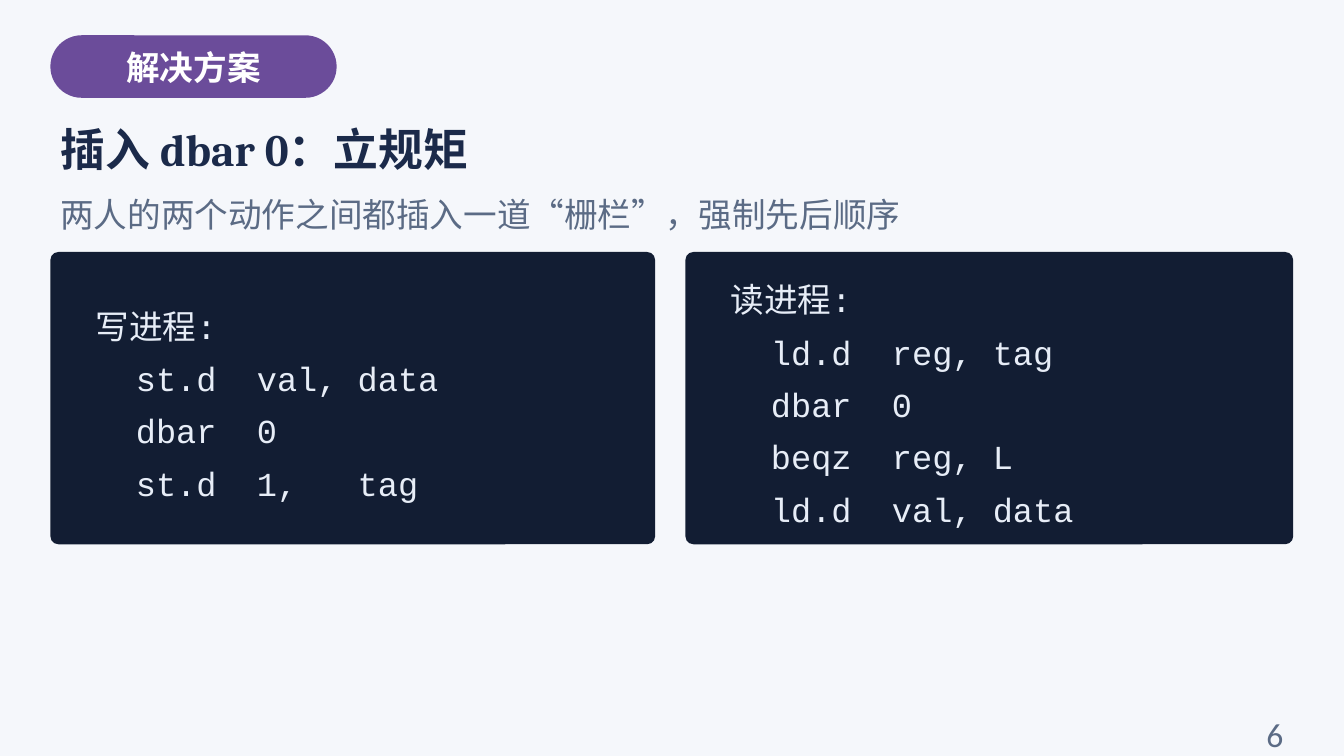
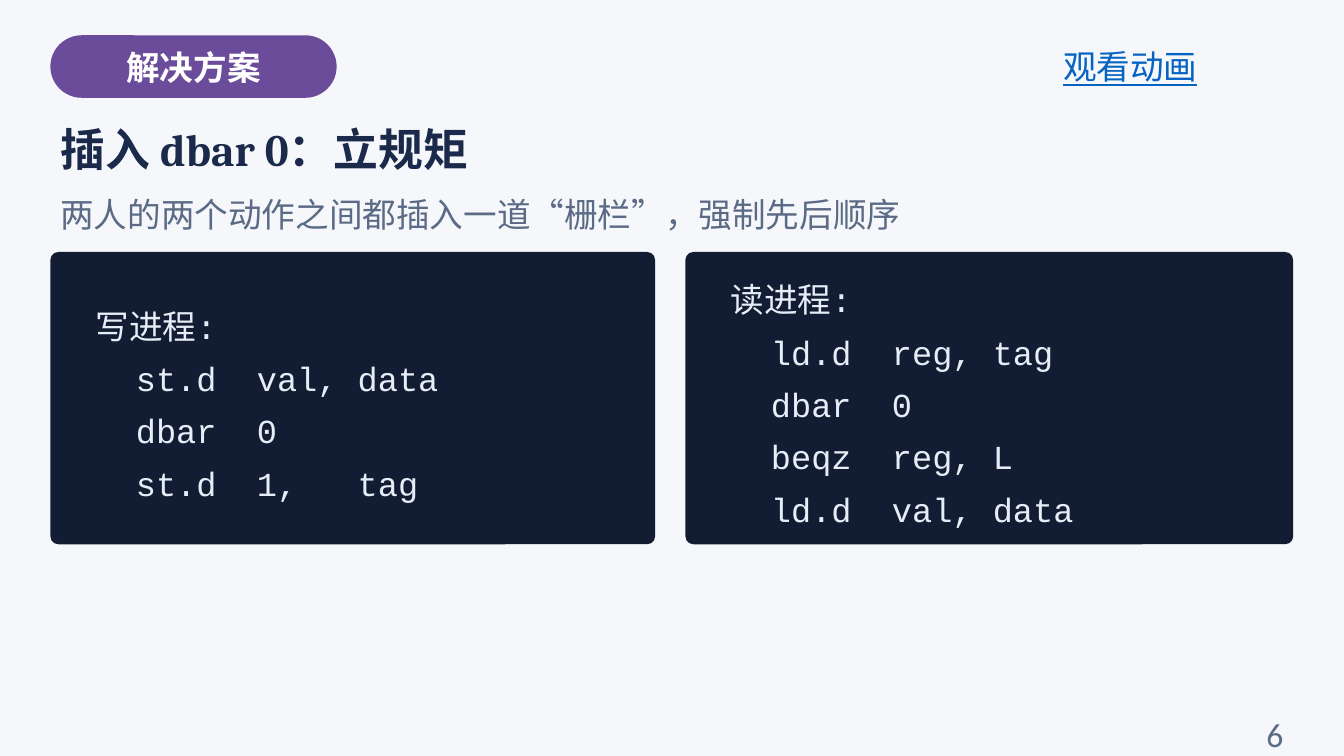
Before and after one commit to cxi218447-byte/miniOS, a slide deck: slide 51 of docs/04/04_load_store_course.pptx (slide 48 before the commit). Drawn at 1344x756 pixels with LibreOffice and Linux fonts; fonts in the diff are those of the drawing. Boxes give left, top, right and bottom in pixels: in the first picture for what was removed or moved away, otherwise in the second. Text is boxed around its words. In the diff, an @@ line names an element or a change of style, - is before the commit and + after.

```diff
--- a/docs/04/04_load_store_course.pptx
+++ b/docs/04/04_load_store_course.pptx
@@ text added at (1063, 51, 1197, 86), 24 pt, text #0563C1, underline @@
+观看动画
```
Also in this commit, not shown: 8 other slides changed, 5 slides added, 2 slides removed.
